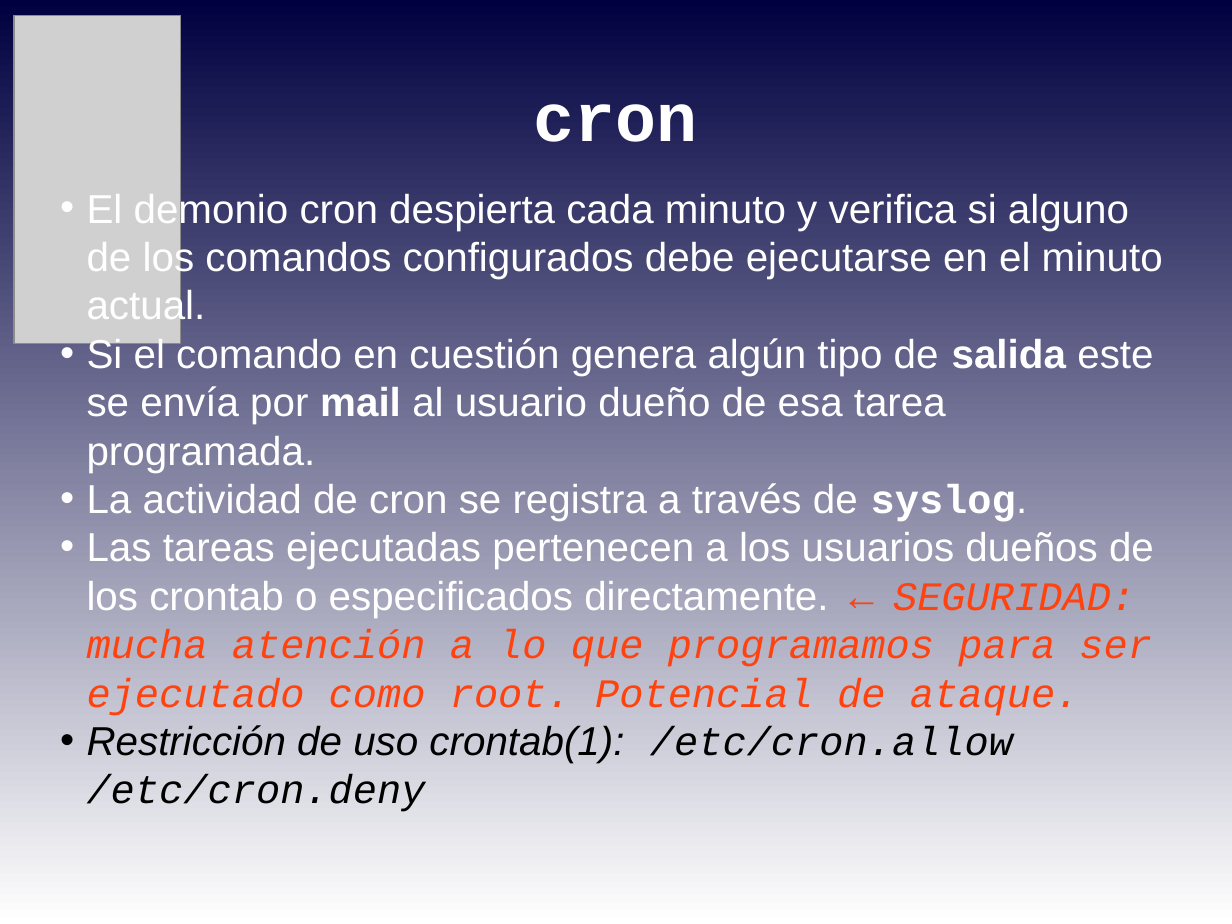
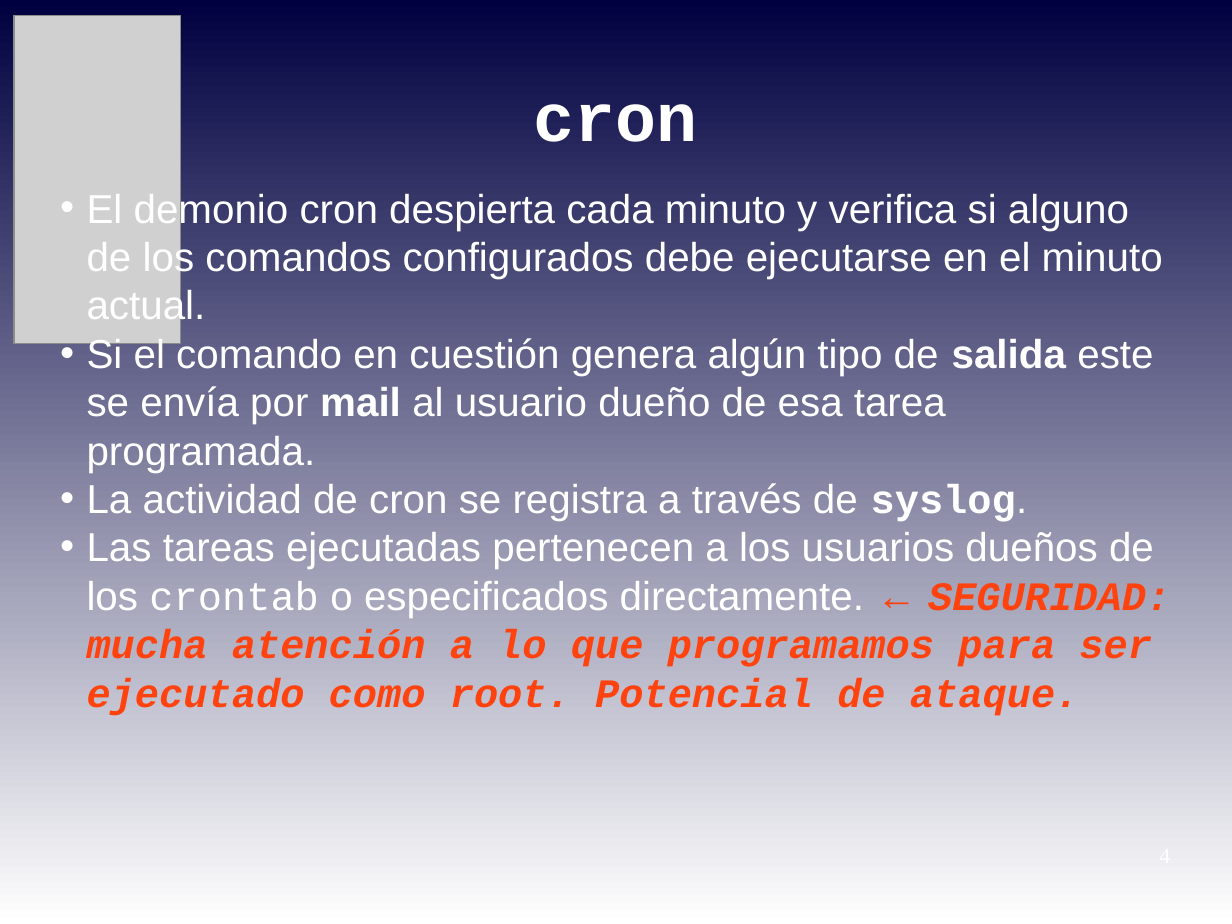
Before and after one commit to niniadcobre/-AutoyScripting, a slide deck: slide 4 of clases/AYS_clase08.odp. Drawn at 1232x924 pixels with LibreOffice and Linux fonts; fonts in the diff are those of the drawing; grey boxes stand for pictures. Boxes give left, top, right and bottom in pixels: in the first picture for what was removed or moved away, otherwise in the second. Text is boxed around its words. In the diff, an @@ line names an element or a change of style, - is before the commit and + after.

Commit message:
cron anacaron y at

```diff
--- a/clases/AYS_clase08.odp
+++ b/clases/AYS_clase08.odp
@@ text at (87, 532, 1170, 716): font Arial to Courier New in "crontab"; bold on in "← SEGURIDAD: mucha atención a lo que ..." @@
@@ text at (87, 725, 1013, 812): paragraph removed @@
-• Restricción de uso crontab(1): /etc/cron.allow /etc/cron.deny
```
Also in this commit, not shown: 4 other slides changed, 7 slides added.
